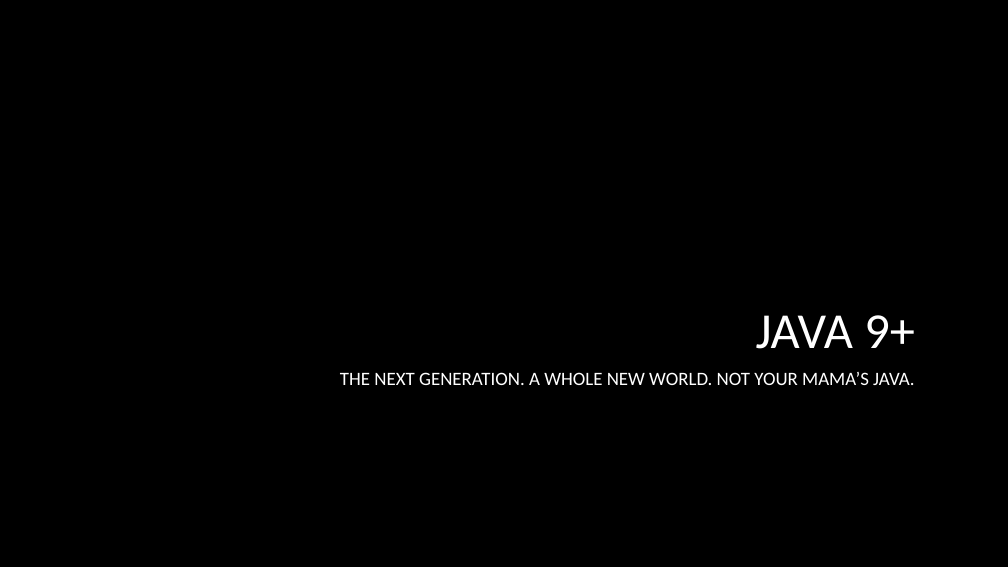
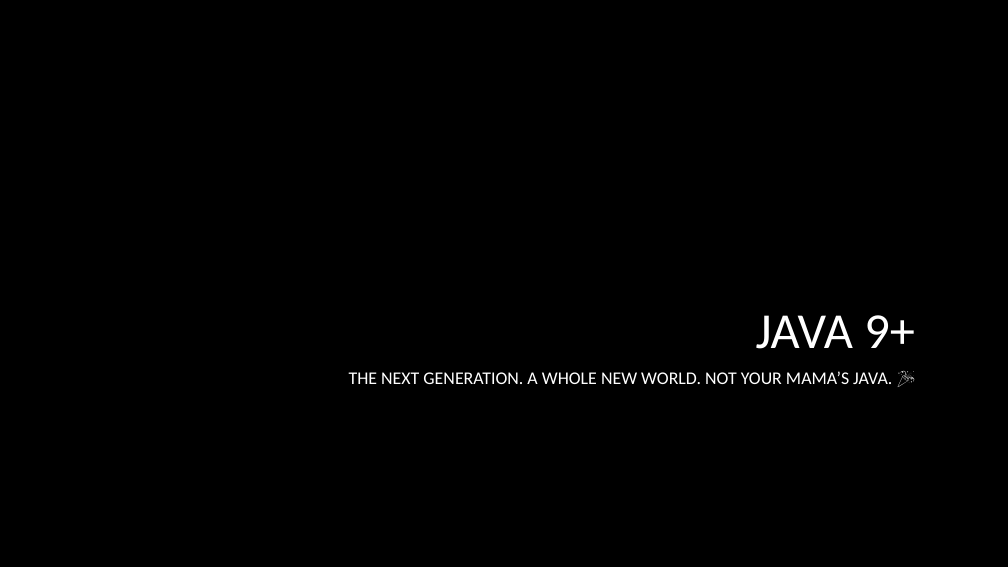
Before and after one commit to macdaddyaz/modern-java, a slide deck: slide 1 of Java 9 and up.pptx. Drawn at 1008x567 pixels with LibreOffice and Linux fonts; fonts in the diff are those of the drawing; background and template pictures are left out. Boxes give left, top, right and bottom in pixels: in the first picture for what was removed or moved away, otherwise in the second. Text is boxed around its words. In the diff, an @@ line names an element or a change of style, - is before the commit and + after.

```diff
--- a/Java 9 and up.pptx
+++ b/Java 9 and up.pptx
@@ subtitle at [349, 371, 892, 384]: text changed; size 18 to 17 pt @@
-THE NEXT GENERATION. A WHOLE NEW WORLD. NOT YOUR MAMA’S JAVA.
+THE NEXT GENERATION. A WHOLE NEW WORLD. NOT YOUR MAMA’S JAVA. 🎉
```
Also in this commit, not shown: 17 slides added, 9 other files.
